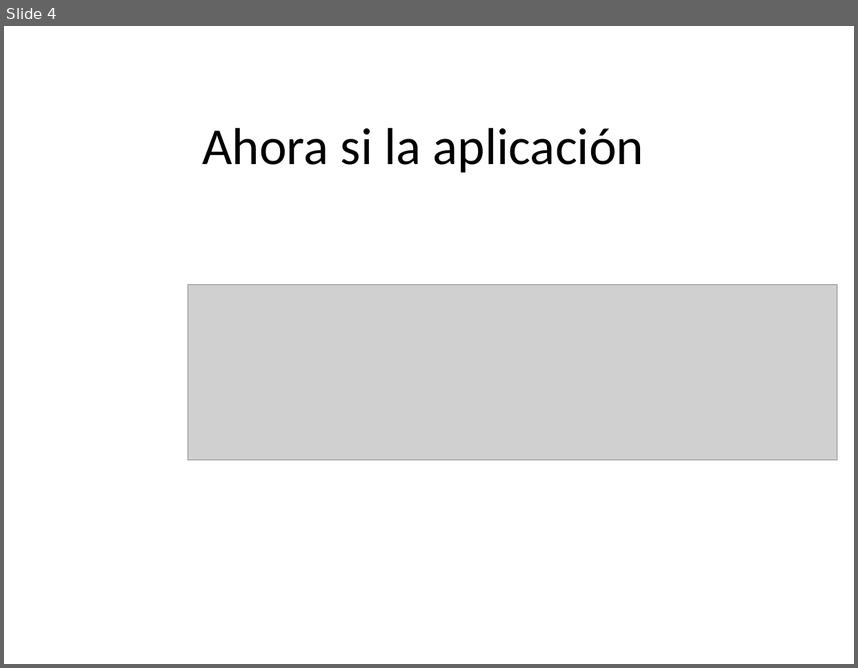
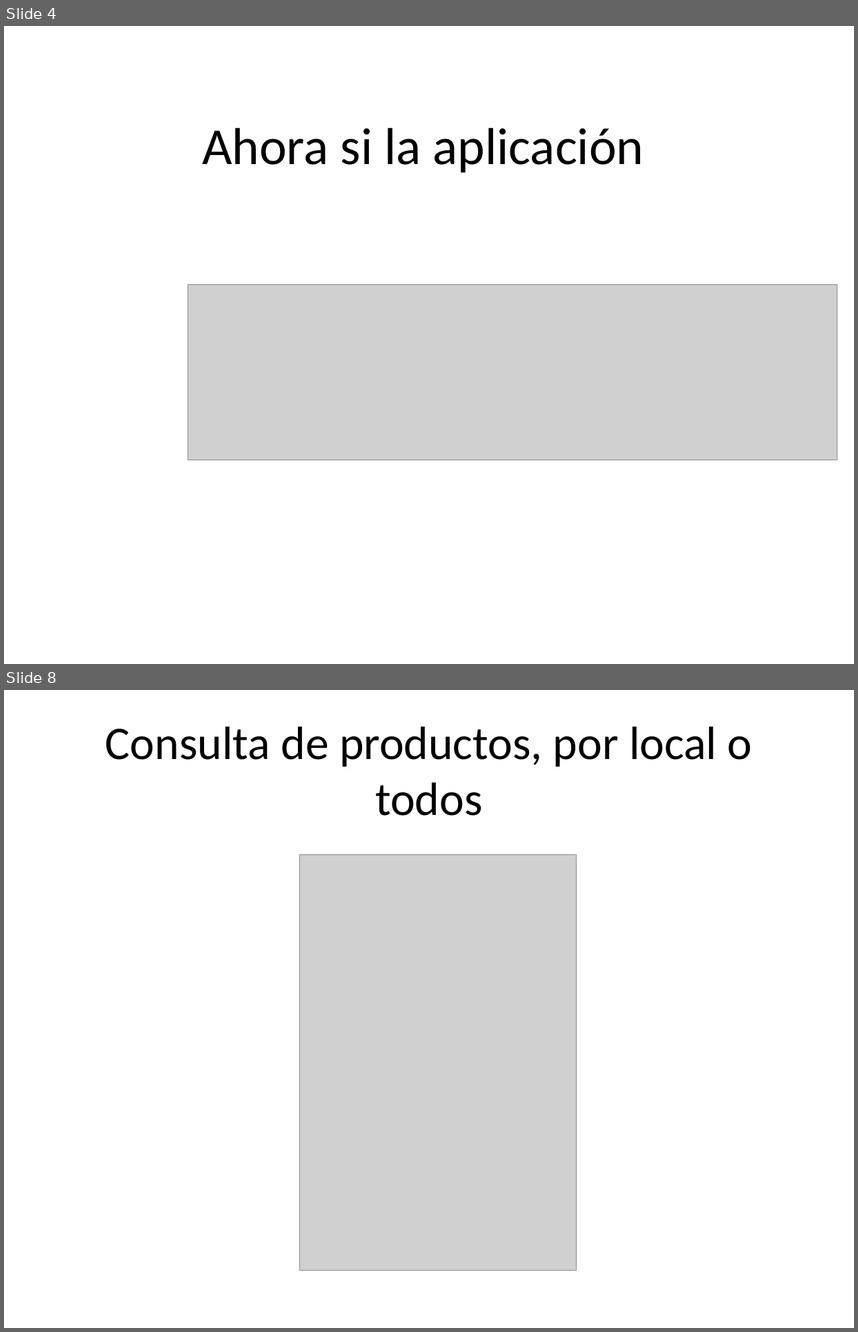
Before and after one commit to anfesmo/Drogas5aConvocatoria, a slide deck: CorabastosUnClick.pptx. Shown one above the other, each under a label of ours: slide 4 before the commit, slides 4 and 8 after it; the slides between them are not shown. The pictures are 858x668 and 858x1332 pixels, drawn with LibreOffice and Linux fonts; fonts in the diff are those of the drawing; grey boxes stand for pictures. Boxes give left, top, right and bottom in pixels: in the first picture for what was removed or moved away, otherwise in the second. Text is boxed around its words. In the diff, an @@ line names an element or a change of style, - is before the commit and + after.

```diff
--- a/CorabastosUnClick.pptx
+++ b/CorabastosUnClick.pptx
@@ slide 8 added at (4, 690, 854, 1328), background #FFFFFF @@
@@ title added at (105, 727, 753, 816), 39.6 pt, text #000000 @@
+Consulta de productos, por local o todos
@@ picture added at (300, 855, 576, 1270) @@
```
Also in this commit, not shown: 8 other slides added, 4 slides removed, 1 other file.
